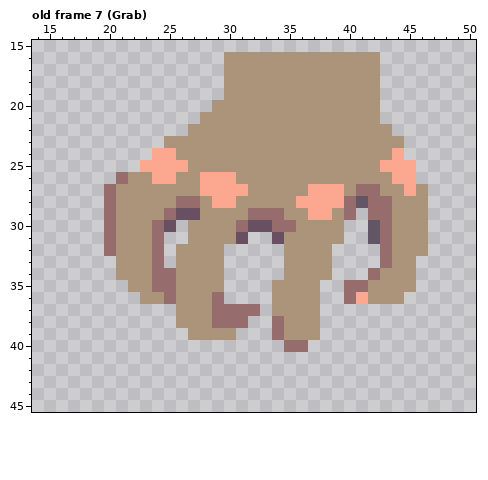
Two versions of one pixel-art file, Assets/Sprites/Hand.ase. The picture above was drawn from the file before the commit.
64x64 pixels, 17 frames. Shown: old frame 7 (Grab): x 14..50, y 15..45. The commit also changed other frames, which this record leaves out.
And afterwards:
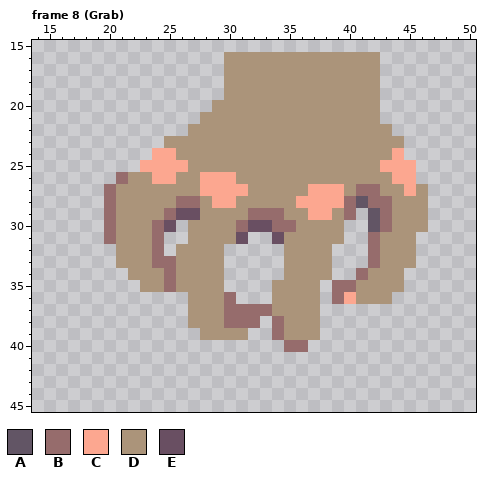
Palette (. is transparent): A #625565  B #966c6c  C #fca790  D #ab947a  E #694f62
A new or re-ordered frame is compared with the old frame closest to it.
What changed:
frames 17 -> 18
Frame 8 (Grab) is new; against old frame 7 (Grab):
Colour B becomes colour A in row 29 at x 42.
The author put colour B in row 32 at x 42; in row 33 at x 25 and 42; in row 34 at x 41; in row 35 at x 39; in row 36 at x 30 and 39; in row 37 at x 33.
The author put colour B in row 38 at x 32.
Colour A becomes colour B in row 31 at x 42.
Colour B becomes colour C in row 36 at x 40.
The author put colour D in row 39 at x 31.
Colour B becomes colour D in rows 31 to 33 at x 43; in row 34 at x 24 and 42; in row 35 at x 24 and 41; in rows 36 to 38 at x 29.
Colour C becomes colour D in row 36 at x 41.
Colour B is gone in row 32 at x 20; in row 36 at x 25.
Colour D is gone in rows 31 to 32 at x 46; in row 34 at x 21 and 45; in row 35 at x 22 and 45; in row 36 at x 23 to 24, 26 and 44; in rows 37 to 38 at x 26; in row 39 at x 27.
